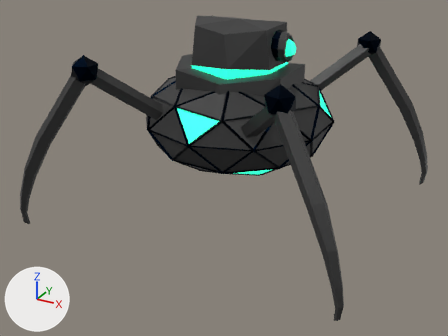
Renders of the FBX model GlobalGameJam2021/Assets/Art/Model/MO_Walker_.fbx from each side of a commit.
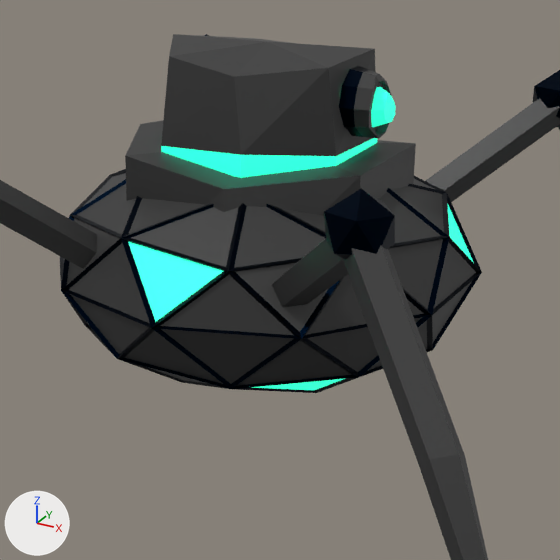
Each version is shown whole from a 50 mm camera at (0.331, -0.636, 0.293) aimed at (-0.003, -0.03, -0.011), then close up on the part from 27% to 82% of the width and 0% to 75% of the height. The axes (+X, +Y, +Z) are drawn at lower left. The lights are the same throughout. Where no turn or scale is listed for an object, it has been applied to the vertices.

The first close-up shows 'flegr.003', 'flegr.004', 'flegr.005', 'flegr.007', 'spider'.
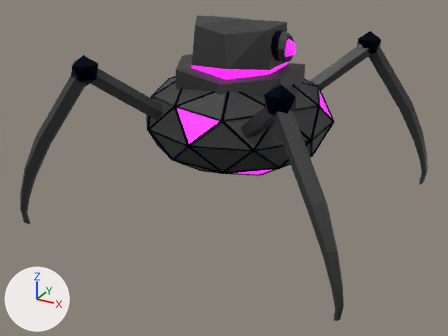
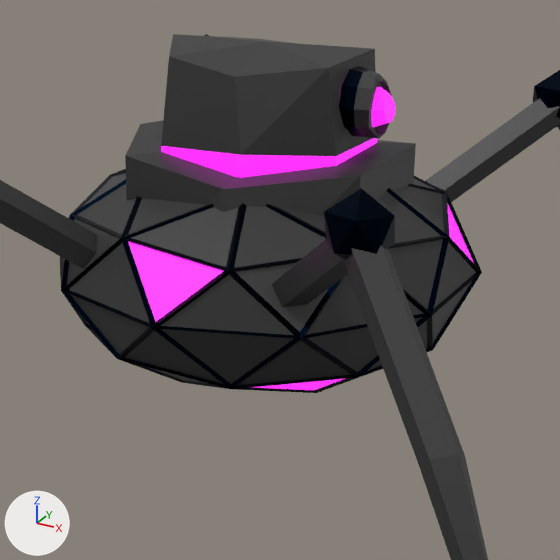
Diff of the bpy script that builds the scene:
```diff
--- a/GlobalGameJam2021/Assets/Art/Model/MO_Walker_.fbx.py
+++ b/GlobalGameJam2021/Assets/Art/Model/MO_Walker_.fbx.py
@@ mat_neon @@
 mat_neon = principled_material('neon')
-mat_neon.base_color = (0.0125, 0.8, 0.441)  # green #1de7b1
-mat_neon.emission_color = (0.0255, 1.0, 0.584)  # green #2cffc9
+mat_neon.base_color = (0.8, 0.00648, 0.704)  # pink #e713da
+mat_neon.emission_color = (1.0, 0.0238, 0.958)  # pink #ff2bfa
 mat_neon.emission_strength = 1.0
```

Boxes [x1, y1, x2, y2] around the edits, measured in the close-ups (560 x 560 px):
'spider', recoloured: [125, 79, 477, 393] in both
